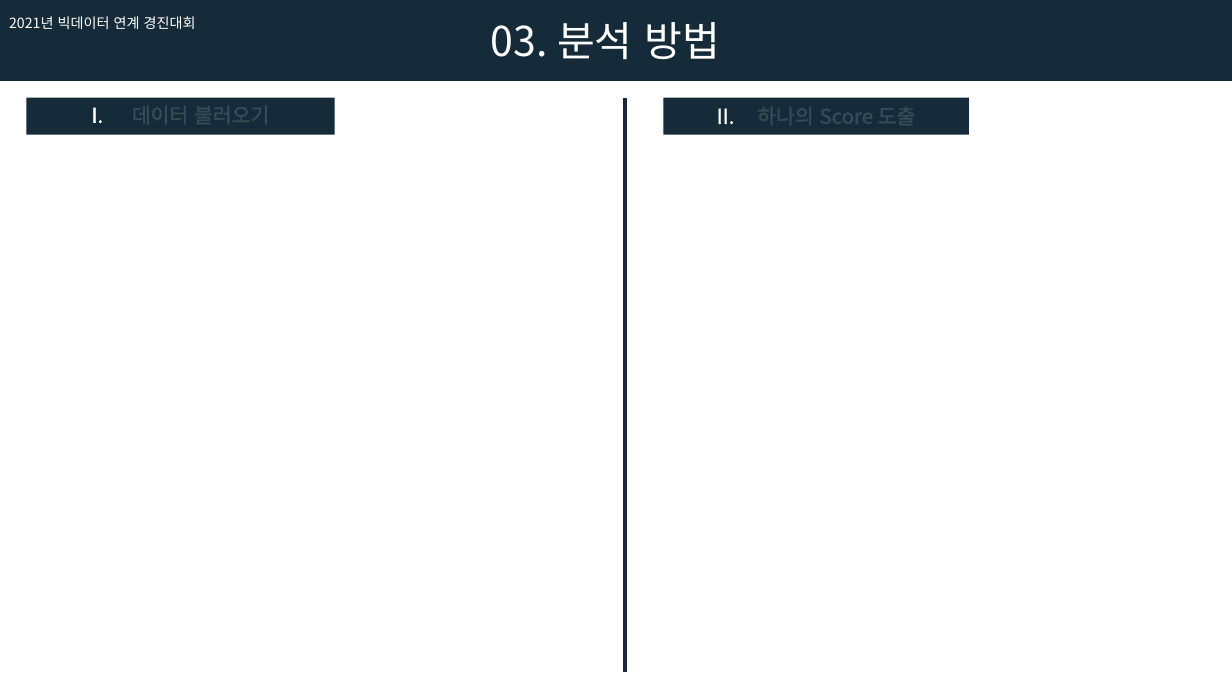
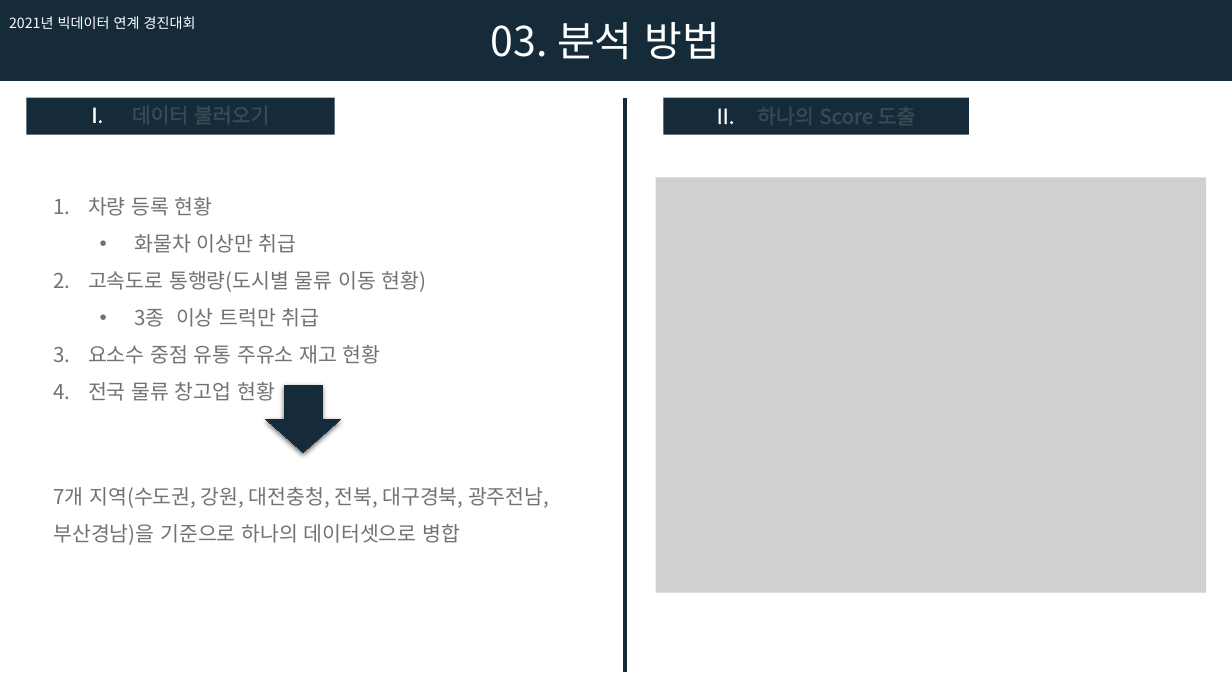
Before and after one commit to SungJun98/UOS_2021_BigData_Contest, a slide deck: slide 4 of 2021_UOS_Contest_1124.pptx. Drawn at 1232x693 pixels with LibreOffice and Linux fonts; fonts in the diff are those of the drawing; grey boxes stand for pictures. Boxes give left, top, right and bottom in pixels: in the first picture for what was removed or moved away, otherwise in the second. Text is boxed around its words. In the diff, an @@ line names an element or a change of style, - is before the commit and + after.

Commit message:
5pg

```diff
--- a/2021_UOS_Contest_1124.pptx
+++ b/2021_UOS_Contest_1124.pptx
@@ picture added at [656, 177, 1207, 592] @@
@@ text added at [88, 197, 427, 401], 16 pt, text #767171 @@
+1. 차량 등록 현황
+  • 화물차 이상만 취급
+2. 고속도로 통행량(도시별 물류 이동 현황)
+  • 3종 이상 트럭만 취급
+3. 요소수 중점 유통 주유소 재고 현황
+4. 전국 물류 창고업 현황
@@ down arrow added at [265, 385, 341, 452], fill #152B39, outline #152B39 0.75 pt @@
@@ text added at [54, 487, 549, 545], 16 pt, text #767171 @@
+7개 지역(수도권, 강원, 대전충청, 전북, 대구경북, 광주전남, 부산경남)을 기준으로 하나의 데이터셋으로 병합
```
Also in this commit, not shown: 2 other slides changed.
